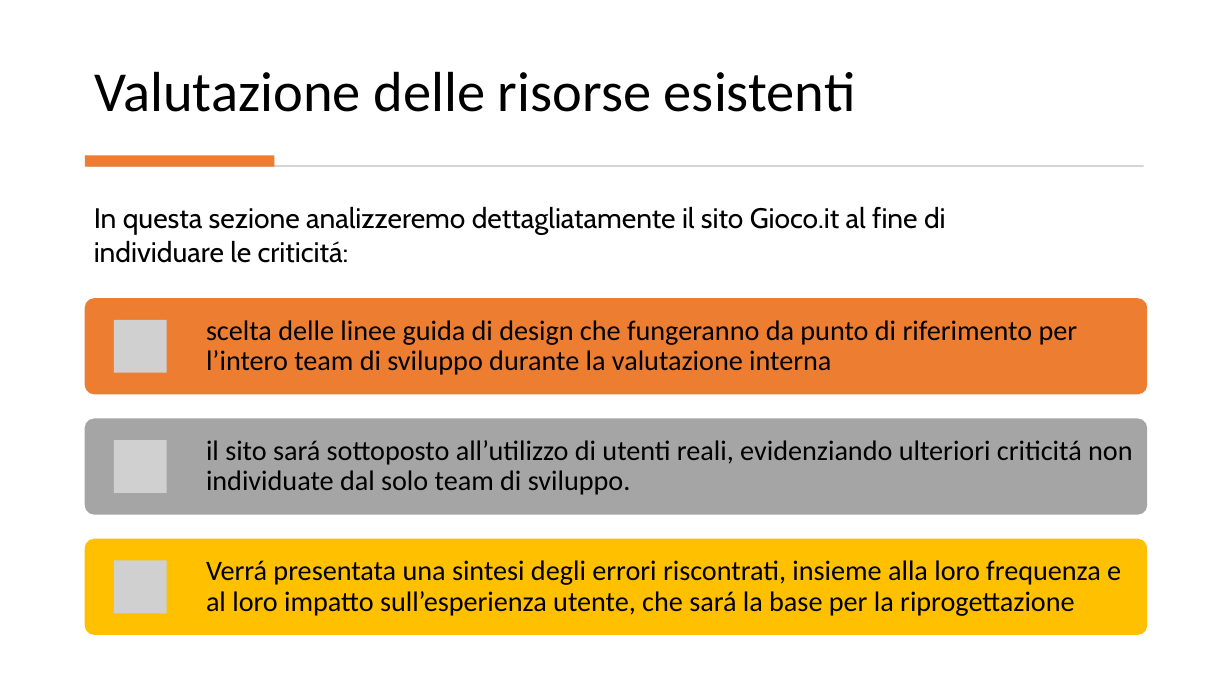
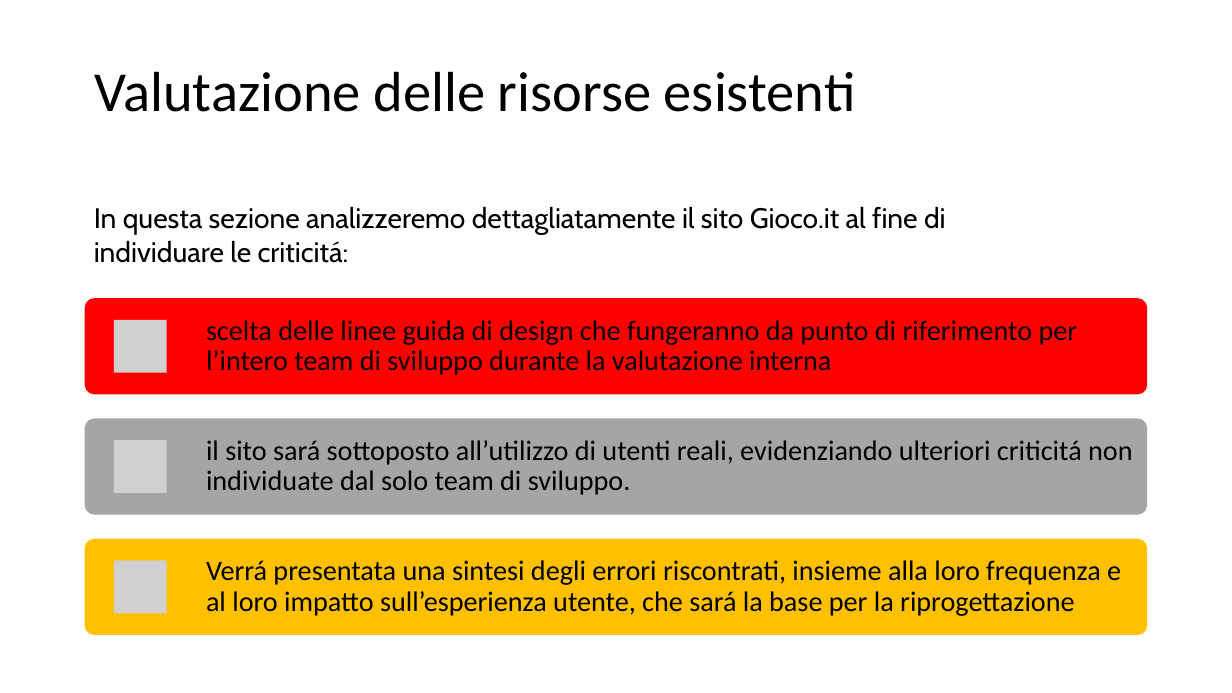
Before and after one commit to MarcoTomasone/Gioco.it-Redesign, a slide deck: slide 6 of Consegna/ProjectHighlights.pptx. Drawn at 1232x693 pixels with LibreOffice and Linux fonts; fonts in the diff are those of the drawing; grey boxes stand for pictures. Boxes give left, top, right and bottom in pixels: in the first picture for what was removed or moved away, otherwise in the second. Text is boxed around its words. In the diff, an @@ line names an element or a change of style, - is before the commit and + after.

```diff
--- a/Consegna/ProjectHighlights.pptx
+++ b/Consegna/ProjectHighlights.pptx
@@ rectangle removed at [85,155,274,166] @@
@@ rectangle removed at [88,165,1144,167] @@
@@ rounded rectangle at [85,299,1148,395]: fill #ED7D31 to #FF0000 @@
```
Also in this commit, not shown: 7 other slides changed, 3 slides added.
